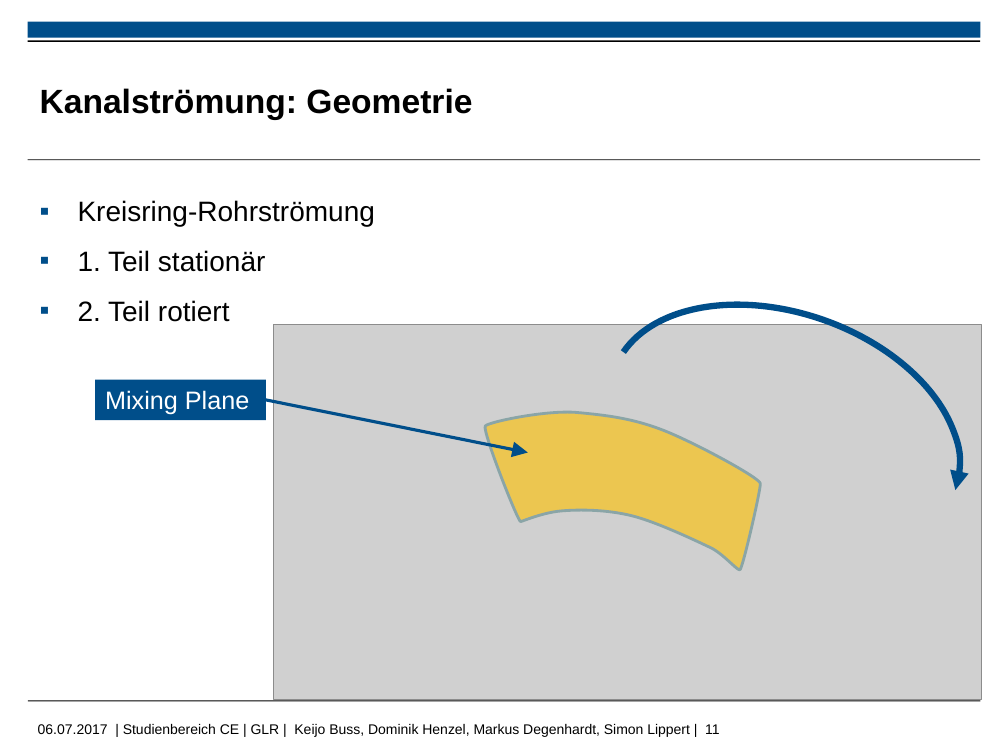
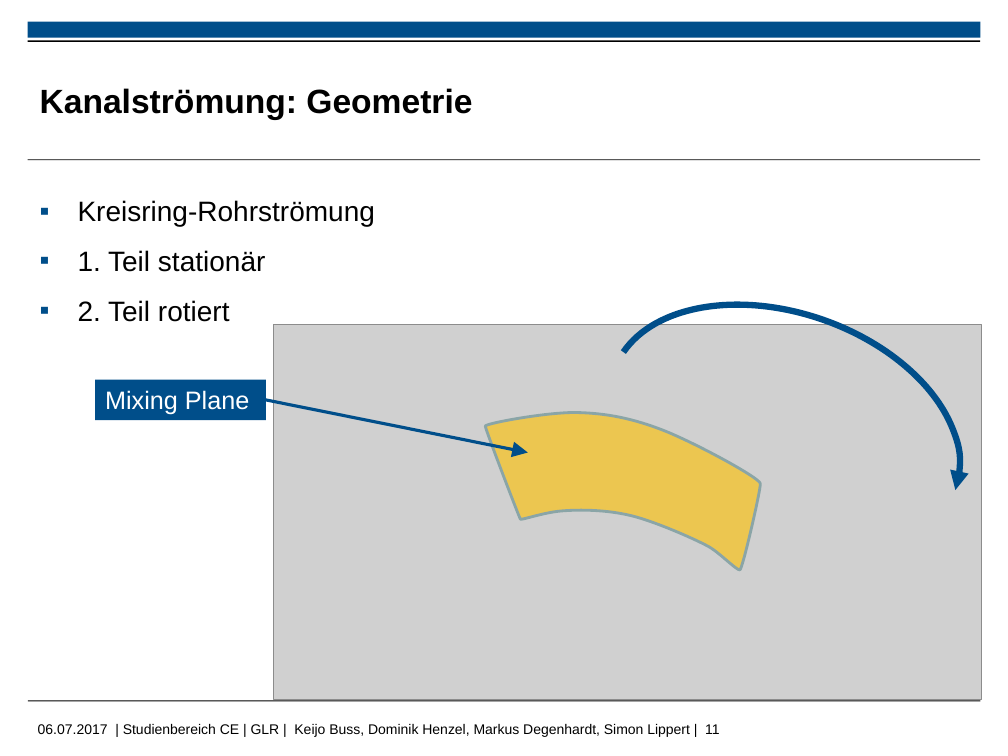
Before and after one commit to MDegenhardt/AusarbeitungADP, a slide deck: slide 11 of Präsentation/Abschluss_Präsentation_Keijo.pptx. Drawn at 1008x756 pixels with LibreOffice and Linux fonts; fonts in the diff are those of the drawing; grey boxes stand for pictures; background and template pictures are left out. Boxes give left, top, right and bottom in pixels: in the first picture for what was removed or moved away, otherwise in the second. Text is boxed around its words. In the diff, an @@ line names an element or a change of style, - is before the commit and + after.

```diff
--- a/Präsentation/Abschluss_Präsentation_Keijo.pptx
+++ b/Präsentation/Abschluss_Präsentation_Keijo.pptx
@@ freeform shape at [485,412,760,570]: outline redrawn @@
```
Also in this commit, not shown: 2 other files.
